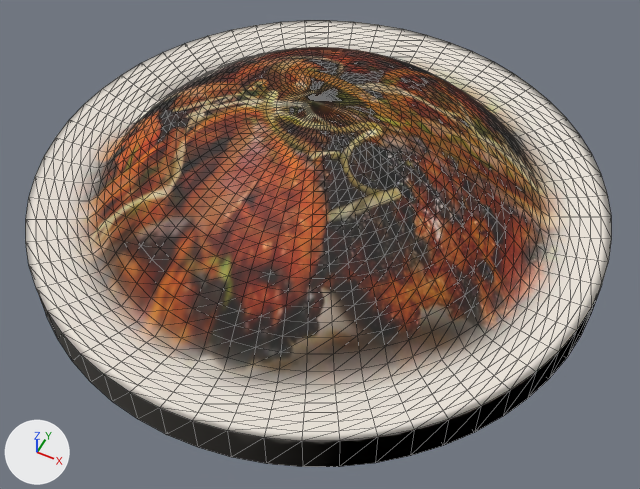
One commit to the glTF model models/chicken-tikka.glb: the scene before it, then after it.
One viewpoint serves both versions: a 50 mm camera at (0.135, -0.268, 0.3) aimed at (0.013, -0.025, -0.004). The axes (+X, +Y, +Z) are drawn at lower left. The lights are the same throughout. The older version comes first. Mesh edges are drawn as thin lines. Vertices at exactly the same position are counted once.

Script lines for the objects in view, before the commit:
```python
me_mesh_0 = bpy.data.meshes.new('Mesh_0')
me_mesh_0.from_pydata(...)  # 1862 vertices, 3720 faces; spans x -0.135..0.135, y -0.135..0.135, z -0.014..0.055
me_mesh_0.materials.append(mat_dish)  # picture img_image_0
ob_chicken_tikka = bpy.data.objects.new('chicken-tikka', me_mesh_0)
ob_chicken_tikka.location = (0.0, 0.0, 0.0)
```
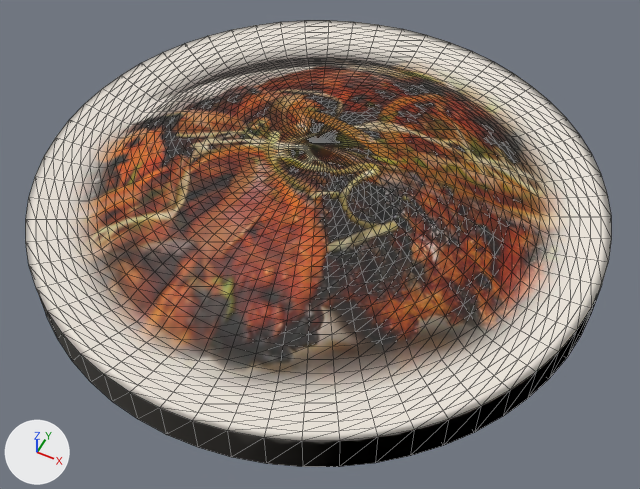
Location of each change, [x1, y1, x2, y2] in pixels of the pictures (640 x 489 px; the box of a moved part takes in the faces that stretch with it):
part 1 of me_mesh_0, moved or reshaped: before [88, 47, 549, 385]; after [88, 55, 549, 385]

Patch to the scene script:
```diff
--- a/models/chicken-tikka.glb.py
+++ b/models/chicken-tikka.glb.py
@@ me_mesh_0 @@
 # used by ob_chicken_tikka; location = (0.0, 0.0, 0.0)
-me_mesh_0.from_pydata(...)  # 1862 vertices, 3720 faces; spans x -0.135..0.135, y -0.135..0.135, z -0.014..0.055
+me_mesh_0.from_pydata(...)  # 1862 vertices, 3720 faces; spans x -0.135..0.135, y -0.135..0.135, z -0.014..0.03
+# me_mesh_0 part 1: 1381 of the vertices in x -0.104..0.104, y -0.104..0.104, z 0.005..0.055 are scaled about the mesh origin by (1, 1, 0.538)
 me_mesh_0.materials.append(mat_dish)
```
